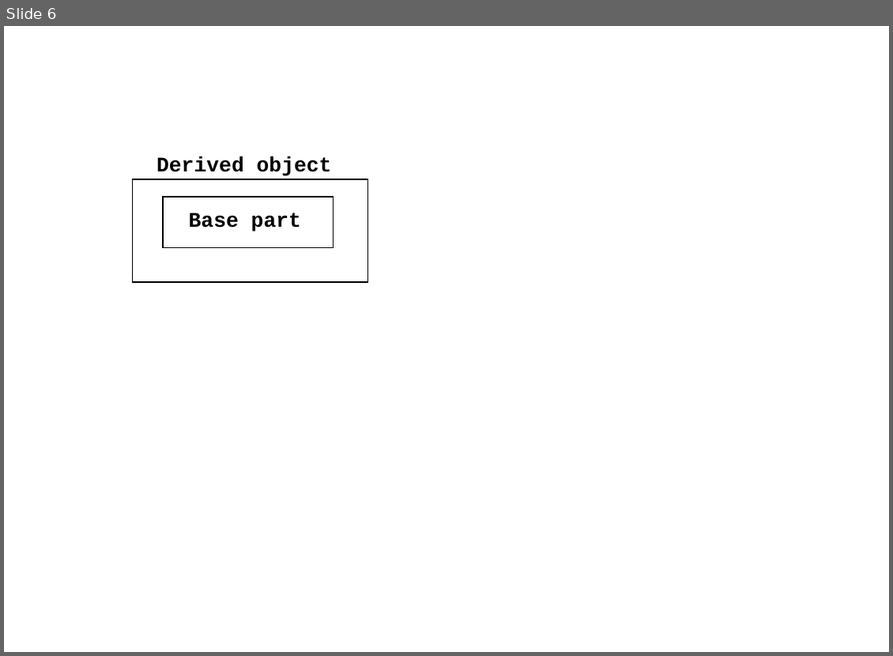
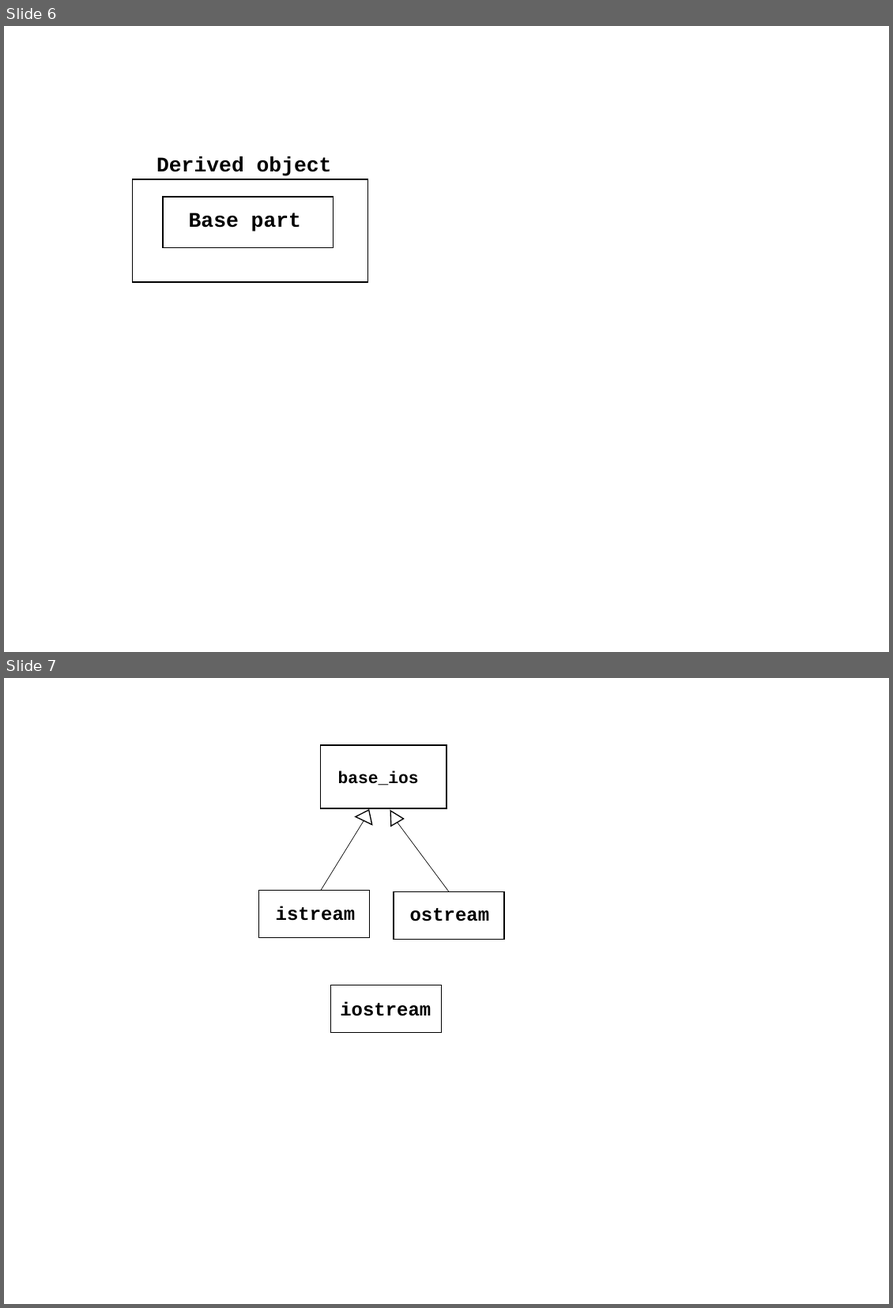
Before and after one commit to zhangm365/CS_NOTE, a slide deck: CPP/pics/pics.pptx. Shown one above the other, each under a label of ours: slide 6 before the commit, slides 6 and 7 after it. The pictures are 893x656 and 893x1308 pixels, drawn with LibreOffice and Linux fonts; fonts in the diff are those of the drawing. Boxes give left, top, right and bottom in pixels: in the first picture for what was removed or moved away, otherwise in the second. Text is boxed around its words. In the diff, an @@ line names an element or a change of style, - is before the commit and + after.

```diff
--- a/CPP/pics/pics.pptx
+++ b/CPP/pics/pics.pptx
@@ slide 7 added at (4,678,889,1304), background #FFFFFF @@
@@ rectangle added at (320,745,446,809), fill #FFFFFF, outline #000000 1 pt @@
@@ text added at (338,771,419,785), 16 pt, text #000000, bold @@
+base_ios
@@ triangle added at (356,807,378,825), fill #FFFFFF, outline #000000 1 pt @@
@@ triangle added at (385,807,404,826), fill #FFFFFF, outline #000000 1 pt @@
@@ line added from (320, 890) to (363, 820), #000000 0.5 pt @@
@@ line added from (449, 891) to (397, 823), #000000 0.5 pt @@
@@ rectangle added at (259,890,370,938), outline #000000 1 pt @@
@@ text added at (276,906,356,921), 18 pt, text #000000, bold @@
+istream
@@ rectangle added at (393,891,504,939), outline #000000 1 pt @@
@@ text added at (410,908,490,921), 18 pt, text #000000, bold @@
+ostream
@@ rectangle added at (330,985,441,1033), outline #000000 1 pt @@
@@ text added at (340,1002,431,1016), 18 pt, text #000000, bold @@
+iostream
```
Also in this commit, not shown: 11 other files.
